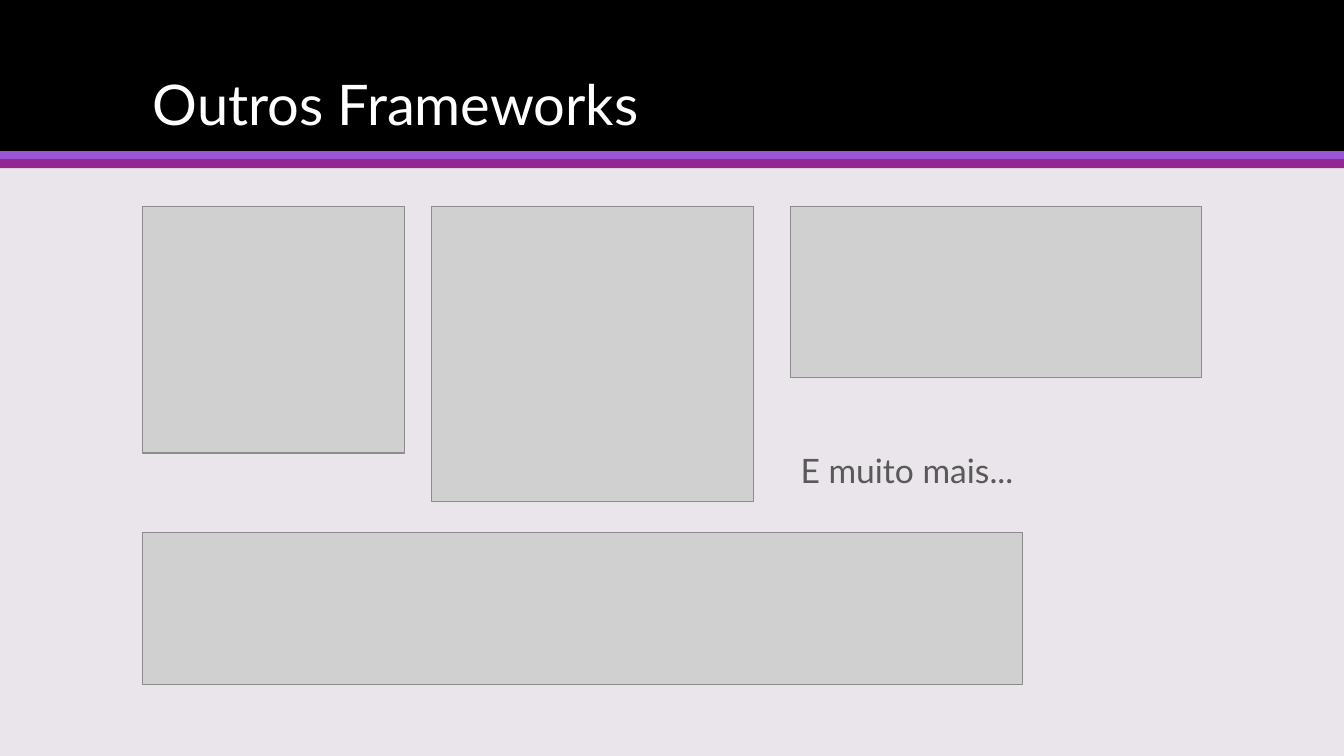
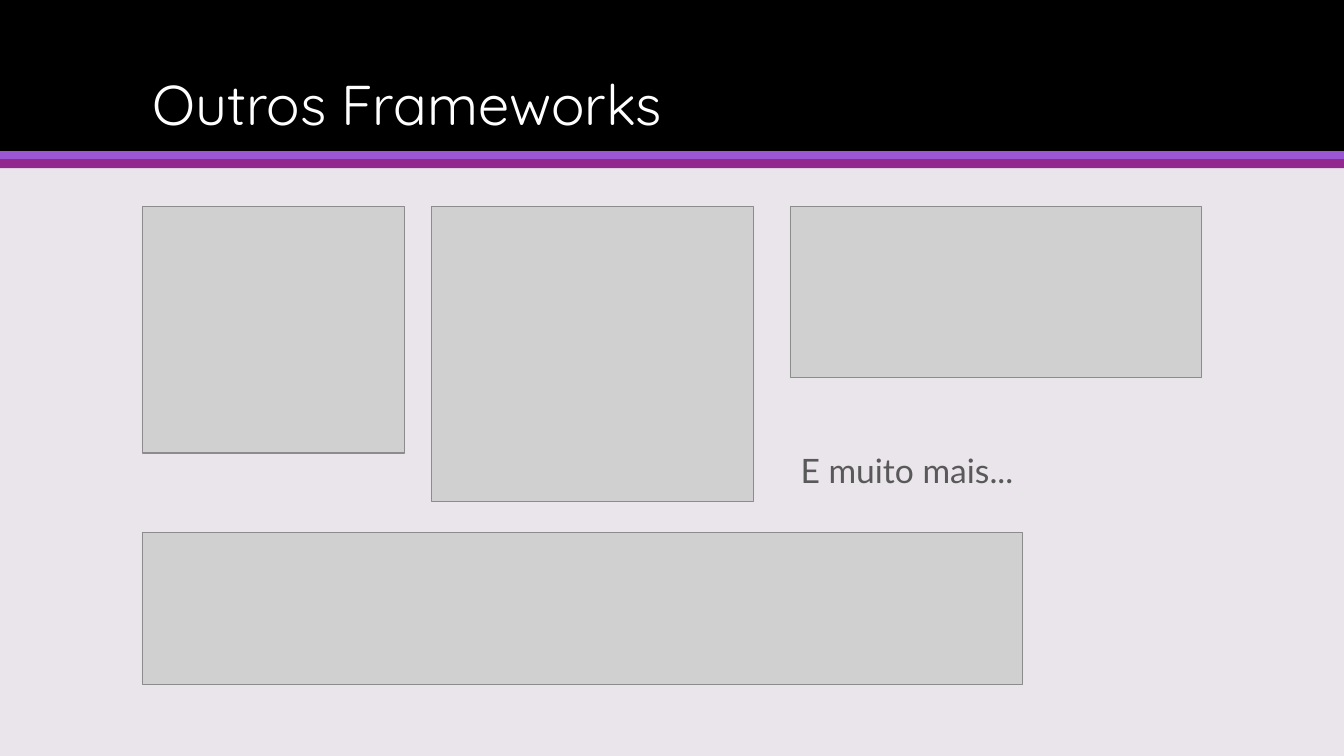
Before and after one commit to davidallysson/minicurso-bootstrap, a slide deck: slide 5 of Desenvolvendo Sites Responsivos com Bootstrap 4.pptx. Drawn at 1344x756 pixels with LibreOffice and Linux fonts; fonts in the diff are those of the drawing; grey boxes stand for pictures. Boxes give left, top, right and bottom in pixels: in the first picture for what was removed or moved away, otherwise in the second. Text is boxed around its words. In the diff, an @@ line names an element or a change of style, - is before the commit and + after.

```diff
--- a/Desenvolvendo Sites Responsivos com Bootstrap 4.pptx
+++ b/Desenvolvendo Sites Responsivos com Bootstrap 4.pptx
@@ title "Outros Frameworks" at [153, 83, 663, 126]: font Lato to Quicksand @@
```
Also in this commit, not shown: 7 other slides changed, 1 slide added.
